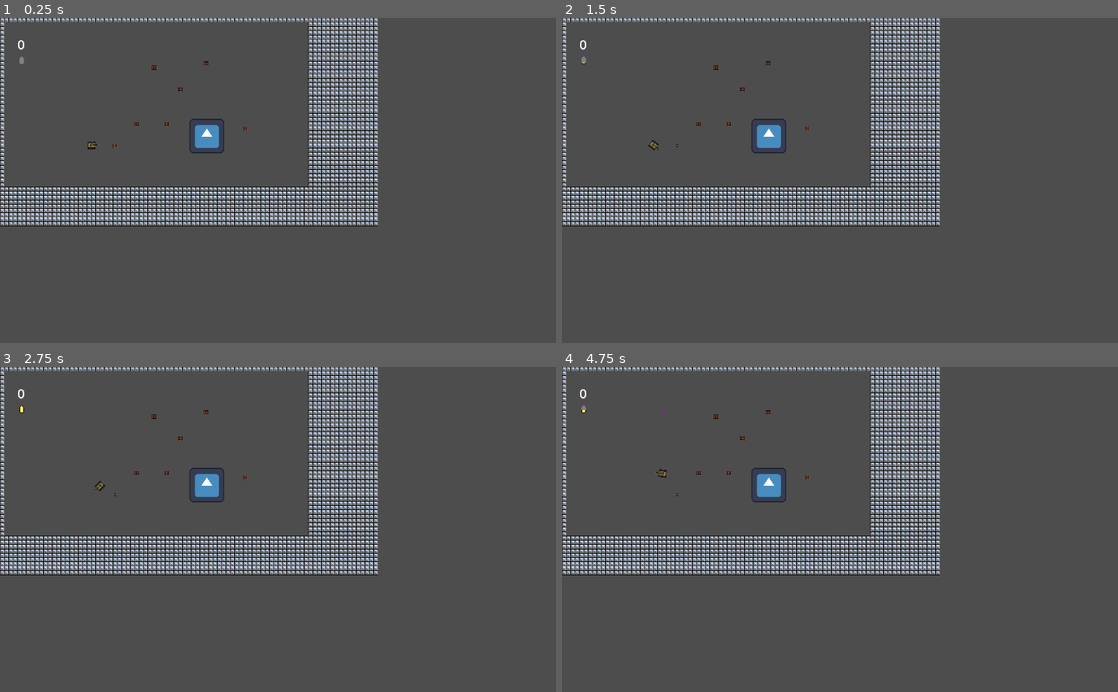
Above: before the commit, frames 1-4 (two rows, left to right).
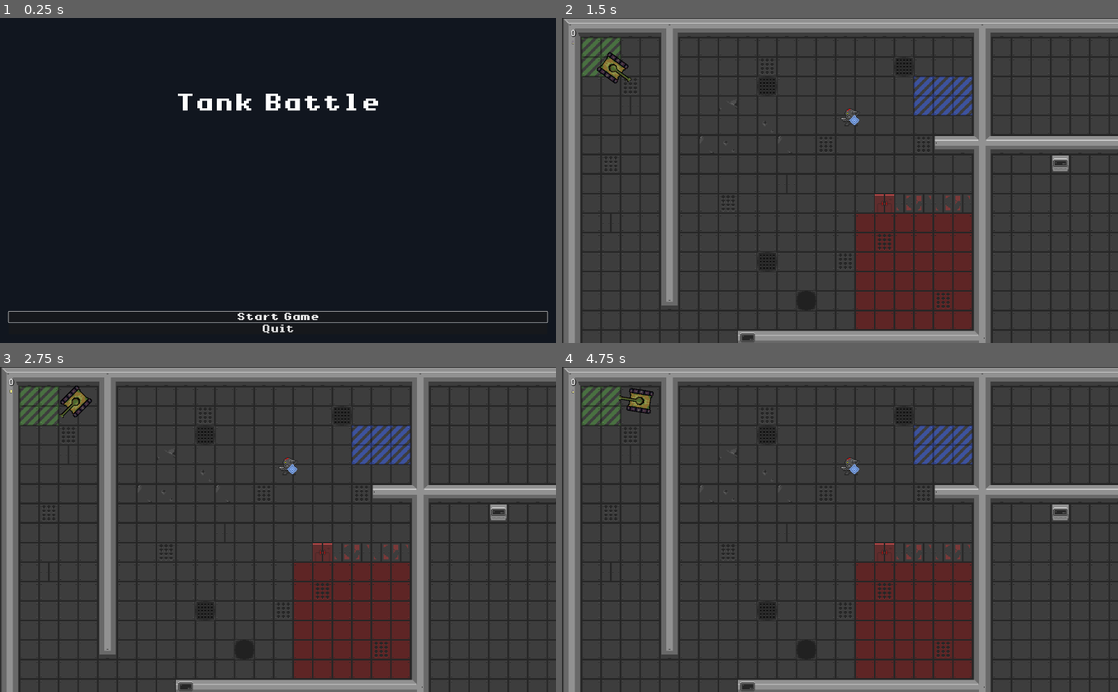
Above: after the commit, the same moments.

Repository: Danl2620/scifi-rpg
Game: Godot game, scene res://scenes/game.tscn
Same seed, same stepped clock (60 frames per second), same inputs: the game is played once before the commit and once after it. The engine's default icon, where the game draws it, is replaced by a stand-in: a white triangle on a blue panel in a dark square. Sound files missing from this copy of the repository are replaced by a short silence.
Inputs (mouse positions are in pixels of both pictures, inside the frame that each line leads up to):
- Up to frame 1 (0.25 s): no input
- Up to frame 2 (1.5 s): click (840, 317) at 0.5 s, where only the run after the commit has a clickable "Start Game"; tap Enter at 1.25 s; hold D (turn_right) from 1.28 s (still down); hold Backspace (weapon_fire) from 1.28 s (still down)
- Up to frame 3 (2.75 s): release D (turn_right) at 2.03 s; release Backspace (weapon_fire) at 2.03 s; hold S (move_backward) from 2.03 s (still down); tap Backspace (weapon_fire) at 2.1 s
- Up to frame 4 (4.75 s): release S (move_backward) at 2.78 s; hold D (turn_right) 2.78-3.53 s; hold Backspace (weapon_fire) 2.78-3.53 s; hold W (move_forward) 3.53-4.28 s; tap Backspace (weapon_fire) at 3.6 s; tap Space at 4.25 s; hold A (turn_left) from 4.28 s (still down); hold Backspace (weapon_fire) from 4.28 s (still down)

The runs differ from the first frame. In frame 1, 99% of the frame differs, in the area x 0-100%, y 0-100%; in frame 2, 49%; in frame 3, 50%; in frame 4, 50%.

Commit message:
main menu start game connected

Diff:
--- a/project.godot
+++ b/project.godot
@@ -19,7 +19,6 @@
 
 window/size/viewport_width=2048
 window/size/viewport_height=1200
-window/stretch/mode="viewport"
 
 [input]
 
--- a/scenes/actors/tank.gd
+++ b/scenes/actors/tank.gd
@@ -25,7 +25,7 @@
 	weapon.reload_progress.connect(func (progress): reload_progress.emit(progress))
 
 	## set up the camera
-	camera.enabled = false
+	camera.enabled = true
 	camera.position_smoothing_enabled = true
 	camera.limit_left = 0
 	camera.limit_top = 0
--- a/scenes/game.gd
+++ b/scenes/game.gd
@@ -1,19 +1,33 @@
 extends Node2D
 class_name Game
 
-@export var tank: Tank
+@export var TankScene: PackedScene
+@export var WorldScene: PackedScene
 @export var ui: UI
 
-# Called when the node enters the scene tree for the first time.
-func _ready():
-	if !tank.collected.is_connected(ui._on_collected):
-		tank.collected.connect(ui._on_collected)
-	if !tank.reload_progress.is_connected(ui._on_reload_progress):
-		tank.reload_progress.connect(ui._on_reload_progress)
-	if !tank.reloaded.is_connected(ui._on_reloaded):
-		tank.reloaded.connect(ui._on_reloaded)
+var tank: Tank
+var world: Node
+
+func start_game():
+	## create world
+	world = WorldScene.instantiate()
+	add_child(world)
+	move_child(world, 0)
+
+	## create tank
+	tank = TankScene.instantiate()
+	world.add_child(tank)
+	tank.position = Vector2(922,623)
+	tank.collected.connect(ui._on_collected)
+	tank.reload_progress.connect(ui._on_reload_progress)
+	tank.reloaded.connect(ui._on_reloaded)
+	##tank.has_control = false
 
 
 # Called every frame. 'delta' is the elapsed time since the previous frame.
 #func _process(delta):
 	#pass
+
+
+func _on_ui_start_game():
+	start_game()
--- a/scenes/game.tscn
+++ b/scenes/game.tscn
@@ -1,25 +1,24 @@
 [gd_scene load_steps=6 format=3 uid="uid://dypwnauvsbuap"]
 
-[ext_resource type="PackedScene" uid="uid://b81k3bji16047" path="res://scenes/worlds/world.tscn" id="1_mp0dq"]
 [ext_resource type="Script" path="res://scenes/game.gd" id="1_xkf5u"]
 [ext_resource type="PackedScene" uid="uid://bsk17bhq6byro" path="res://scenes/ui/ui.tscn" id="2_oydf6"]
 [ext_resource type="PackedScene" uid="uid://crnuitur4ygb5" path="res://scenes/actors/tank.tscn" id="2_yh5pu"]
+[ext_resource type="PackedScene" uid="uid://235nkofkxrbv" path="res://scenes/worlds/oryx_world.tscn" id="3_n12i4"]
 [ext_resource type="AudioStream" uid="uid://18v8nt18b4nd" path="res://assets/audio/music/Rolemusic - The White Frame.mp3" id="5_6qsi1"]
 
-[node name="Game" type="Node2D" node_paths=PackedStringArray("tank", "ui")]
+[node name="Game" type="Node2D" node_paths=PackedStringArray("ui")]
 script = ExtResource("1_xkf5u")
-tank = NodePath("Tank")
+TankScene = ExtResource("2_yh5pu")
+WorldScene = ExtResource("3_n12i4")
 ui = NodePath("Ui")
 
 [node name="Ui" parent="." instance=ExtResource("2_oydf6")]
-
-[node name="World" parent="." instance=ExtResource("1_mp0dq")]
-
-[node name="Tank" parent="." instance=ExtResource("2_yh5pu")]
-position = Vector2(338, 470)
 
 [node name="AudioStreamPlayer" type="AudioStreamPlayer" parent="."]
 stream = ExtResource("5_6qsi1")
 volume_db = -12.0
 autoplay = true
 bus = &"Music"
+
+[connection signal="start_game" from="Ui" to="." method="_on_ui_start_game"]
+[connection signal="start_game" from="Ui" to="Ui" method="_on_start_game"]
--- a/scenes/ui/ui.gd
+++ b/scenes/ui/ui.gd
@@ -47,9 +47,6 @@
 #func _process(delta):
 	#pass
 
-func _on_main_menu_start_game():
-	start_game.emit()
-
 func _on_music_slider_value_changed(value):
 	AudioServer.set_bus_volume_db(MUSIC_BUS_ID, linear_to_db(value))
 	AudioServer.set_bus_mute(MUSIC_BUS_ID, value < 0.05)
@@ -58,3 +55,8 @@
 func _on_sfx_slider_value_changed(value):
 	AudioServer.set_bus_volume_db(SFX_BUS_ID, linear_to_db(value))
 	AudioServer.set_bus_mute(SFX_BUS_ID, value < 0.05)
+
+
+
+func _on_main_menu_start_game():
+	start_game.emit()
--- a/scenes/ui/ui.tscn
+++ b/scenes/ui/ui.tscn
@@ -6,7 +6,9 @@
 
 [sub_resource type="LabelSettings" id="LabelSettings_3lr4p"]
 line_spacing = 5.0
-font_size = 24
+font_size = 32
+shadow_size = 8
+shadow_color = Color(0, 0, 0, 0.662745)
 
 [sub_resource type="AtlasTexture" id="AtlasTexture_jgwnt"]
 atlas = ExtResource("2_qfqgs")
@@ -26,7 +28,6 @@
 anchor_bottom = 1.0
 grow_horizontal = 2
 grow_vertical = 2
-scale = Vector2(2, 2)
 size_flags_horizontal = 3
 size_flags_vertical = 3
 
@@ -44,6 +45,8 @@
 
 [node name="VBoxContainer" type="VBoxContainer" parent="Control/MarginContainer"]
 layout_mode = 2
+size_flags_horizontal = 0
+size_flags_vertical = 0
 
 [node name="HBoxContainer" type="HBoxContainer" parent="Control/MarginContainer/VBoxContainer"]
 layout_mode = 2
@@ -137,8 +140,8 @@
 tick_count = 21
 
 [node name="MainMenu" parent="Control" instance=ExtResource("3_hf7r5")]
-visible = false
 layout_mode = 1
 
 [connection signal="value_changed" from="Control/Menu/MarginContainer/VBoxContainer/GridContainer/MusicSlider" to="." method="_on_music_slider_value_changed"]
 [connection signal="value_changed" from="Control/Menu/MarginContainer/VBoxContainer/GridContainer/SFXSlider" to="." method="_on_sfx_slider_value_changed"]
+[connection signal="start_game" from="Control/MainMenu" to="." method="_on_main_menu_start_game"]
